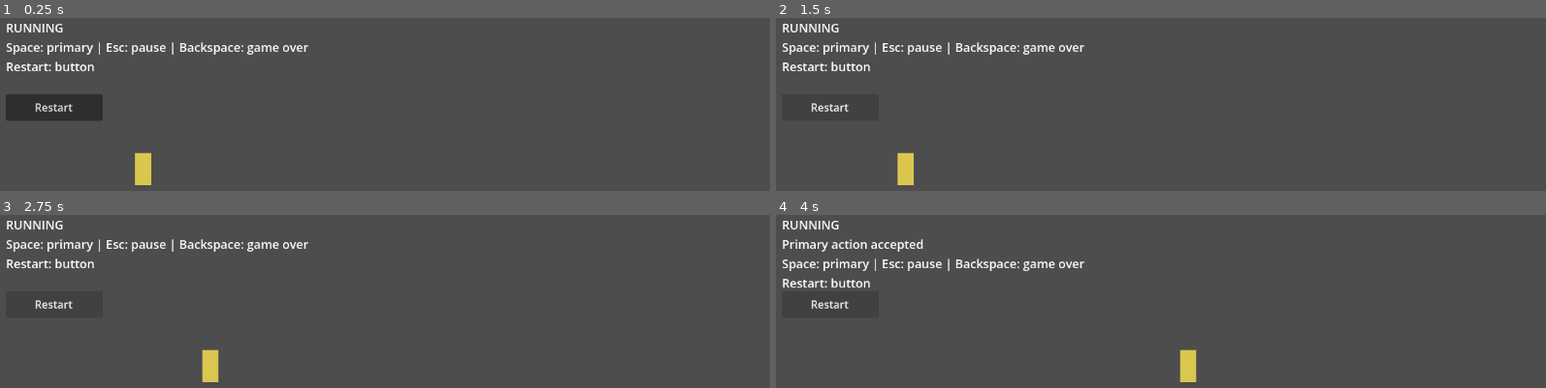
Above: before the commit, frames 1-4 (two rows, left to right).
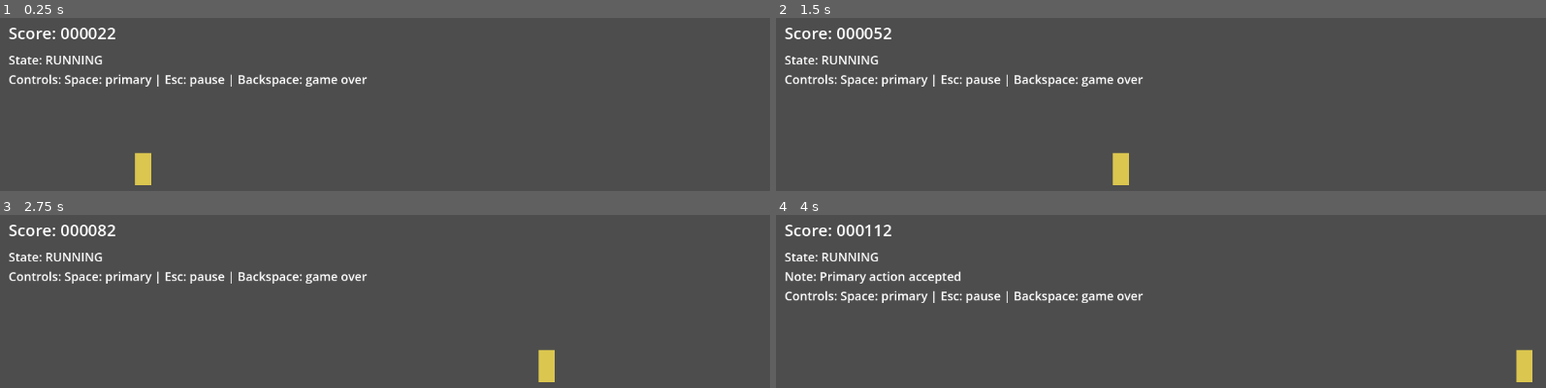
Above: after the commit, the same moments.

Repository: v-Kaefer/Take-Your-Pills
Game: Godot game, scene res://scenes/game/game.tscn
Two runs of this game, one before a commit and one after it. Both use one fixed random seed, a clock stepped at 60 frames per second and the inputs below.
Inputs (mouse positions are in pixels of both pictures, inside the frame that each line leads up to):
- Up to frame 1 (0.25 s): no input
- Up to frame 2 (1.5 s): click (829, 107) at 0.5 s, where only the run before the commit has a clickable "Restart"; click (829, 107) at 1.25 s, where only the run before the commit has a clickable "Restart"
- Up to frame 3 (2.75 s): click (53, 304) at 2 s, where only the run before the commit has a clickable "Restart"
- Up to frame 4 (4 s): tap Space (player_primary) at 2.85, 3.6 s

The runs differ from the first frame. In frame 1, 5.2% of the frame differs, in the area x 0-48%, y 3-60%; in frame 2, 4.3%; in frame 3, 4.3%; in frame 4, 5.4%, in the area x 0-99%, y 3-97%.

Commit message:
feat: implementar HUD mínima com score e feedback de ação

Diff:
--- a/scenes/game/game.gd
+++ b/scenes/game/game.gd
@@ -6,19 +6,29 @@
 enum GameState { RUNNING, PAUSED, GAME_OVER }
 
 @onready var player: Player = $Player
-@onready var state_label: Label = $HUD/StateLabel
-@onready var restart_button: Button = $HUD/RestartButton
+@onready var hud: GameHUD = $HUD
 
 var current_state: GameState = GameState.RUNNING
+var score: int = 0
+var active_note: String = ""
 
 
 func _ready() -> void:
 	_ensure_input_actions()
-	restart_button.pressed.connect(_on_restart_button_pressed)
+	hud.connect_restart(_on_restart_button_pressed)
 	player.set_run_speed(DEFAULT_RUN_SPEED)
 	player.start_run()
 	player.primary_action_requested.connect(_on_player_primary_action_requested)
-	_update_state_label()
+	_update_hud()
+
+
+func _process(_delta: float) -> void:
+	if current_state == GameState.RUNNING:
+		# Simple score based on distance
+		var new_score = int(player.position.x / 10.0)
+		if new_score != score:
+			score = new_score
+			_update_hud()
 
 
 func _unhandled_input(event: InputEvent) -> void:
@@ -48,24 +58,31 @@
 		current_state = GameState.RUNNING
 		player.start_run()
 
-	_update_state_label()
+	_update_hud()
 
 
 func _set_game_over() -> void:
 	current_state = GameState.GAME_OVER
 	player.end_run()
-	_update_state_label()
+	hud.show_game_over()
+	_update_hud()
 
 
 func _on_player_primary_action_requested() -> void:
-	_update_state_label("Primary action accepted")
+	active_note = "Primary action accepted"
+	_update_hud()
+	# Clear note after 2 seconds
+	await get_tree().create_timer(2.0).timeout
+	if active_note == "Primary action accepted":
+		active_note = ""
+		_update_hud()
 
 
 func _on_restart_button_pressed() -> void:
 	get_tree().reload_current_scene()
 
 
-func _update_state_label(extra_note: String = "") -> void:
+func _update_hud() -> void:
 	var state_text := "RUNNING"
 	if current_state == GameState.PAUSED:
 		state_text = "PAUSED"
@@ -73,10 +90,8 @@
 		state_text = "GAME OVER"
 
 	var control_note := "Space: primary | Esc: pause | Backspace: game over"
-	if extra_note.is_empty():
-		state_label.text = "%s\n%s\nRestart: button" % [state_text, control_note]
-	else:
-		state_label.text = "%s\n%s\n%s\nRestart: button" % [state_text, extra_note, control_note]
+	hud.update_state(state_text, control_note, active_note)
+	hud.update_score(score)
 
 
 func _ensure_input_actions() -> void:
--- a/scenes/game/game.tscn
+++ b/scenes/game/game.tscn
@@ -2,6 +2,8 @@
 
 [ext_resource type="Script" path="res://scenes/game/game.gd" id="1"]
 [ext_resource type="PackedScene" path="res://scenes/player/player.tscn" id="2"]
+
+[ext_resource type="PackedScene" path="res://scenes/game/hud.tscn" id="3"]
 
 [node name="Game" type="Node2D"]
 script = ExtResource("1")
@@ -9,19 +11,4 @@
 [node name="Player" parent="." instance=ExtResource("2")]
 position = Vector2(160, 240)
 
-[node name="HUD" type="CanvasLayer" parent="."]
-
-[node name="StateLabel" type="Label" parent="HUD"]
-offset_left = 16.0
-offset_top = 16.0
-offset_right = 520.0
-offset_bottom = 120.0
-theme_override_font_sizes/font_size = 18
-text = "RUNNING"
-
-[node name="RestartButton" type="Button" parent="HUD"]
-offset_left = 16.0
-offset_top = 128.0
-offset_right = 160.0
-offset_bottom = 168.0
-text = "Restart"
+[node name="HUD" parent="." instance=ExtResource("3")]
--- /dev/null
+++ b/scenes/game/hud.gd
@@ -0,0 +1,27 @@
+extends CanvasLayer
+class_name GameHUD
+
+@onready var state_label: Label = $MarginContainer/VBoxContainer/StateLabel
+@onready var score_label: Label = $MarginContainer/VBoxContainer/ScoreLabel
+@onready var restart_button: Button = $MarginContainer/VBoxContainer/RestartButton
+
+func _ready() -> void:
+	restart_button.hide()
+
+func update_state(state_text: String, control_note: String, extra_note: String = "") -> void:
+	if extra_note.is_empty():
+		state_label.text = "State: %s\nControls: %s" % [state_text, control_note]
+	else:
+		state_label.text = "State: %s\nNote: %s\nControls: %s" % [state_text, extra_note, control_note]
+
+func update_score(score: int) -> void:
+	score_label.text = "Score: %06d" % score
+
+func show_game_over() -> void:
+	restart_button.show()
+
+func hide_game_over() -> void:
+	restart_button.hide()
+
+func connect_restart(callable: Callable) -> void:
+	restart_button.pressed.connect(callable)
--- /dev/null
+++ b/scenes/game/hud.tscn
@@ -0,0 +1,38 @@
+[gd_scene load_steps=2 format=3]
+
+[ext_resource type="Script" path="res://scenes/game/hud.gd" id="1"]
+
+[node name="HUD" type="CanvasLayer"]
+script = ExtResource("1")
+
+[node name="MarginContainer" type="MarginContainer" parent="."]
+anchors_preset = 15
+anchor_right = 1.0
+anchor_bottom = 1.0
+grow_horizontal = 2
+grow_vertical = 2
+theme_override_constants/margin_left = 20
+theme_override_constants/margin_top = 20
+theme_override_constants/margin_right = 20
+theme_override_constants/margin_bottom = 20
+
+[node name="VBoxContainer" type="VBoxContainer" parent="MarginContainer"]
+layout_mode = 2
+theme_override_constants/separation = 10
+
+[node name="ScoreLabel" type="Label" parent="MarginContainer/VBoxContainer"]
+layout_mode = 2
+theme_override_font_sizes/font_size = 24
+text = "Score: 000000"
+
+[node name="StateLabel" type="Label" parent="MarginContainer/VBoxContainer"]
+layout_mode = 2
+theme_override_font_sizes/font_size = 18
+text = "State: RUNNING
+Controls: Space to jump"
+
+[node name="RestartButton" type="Button" parent="MarginContainer/VBoxContainer"]
+custom_minimum_size = Vector2(150, 50)
+layout_mode = 2
+size_flags_horizontal = 0
+text = "Restart Run"
Not shown, added: scenes/game/hud.gd.uid
